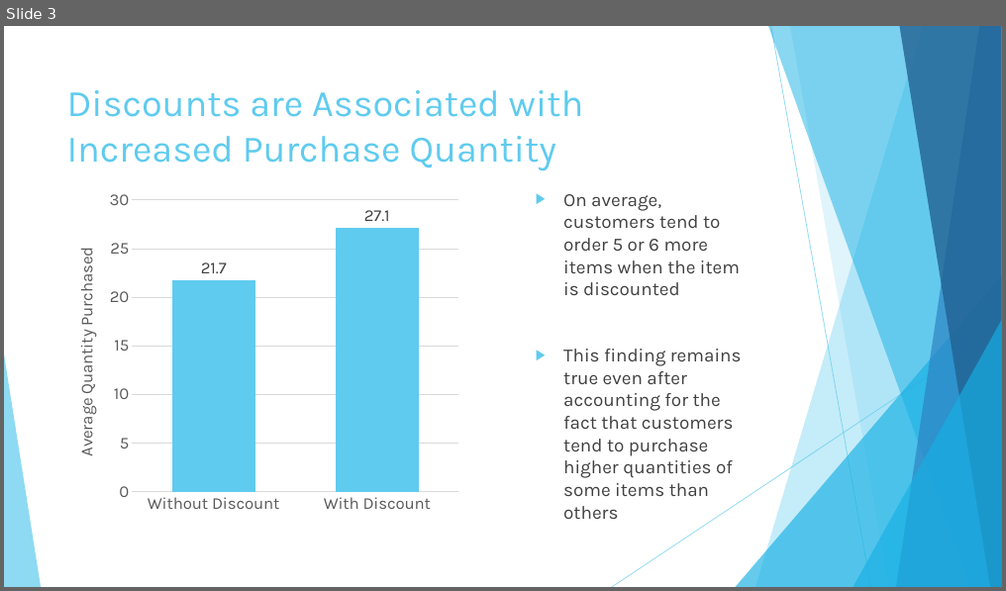
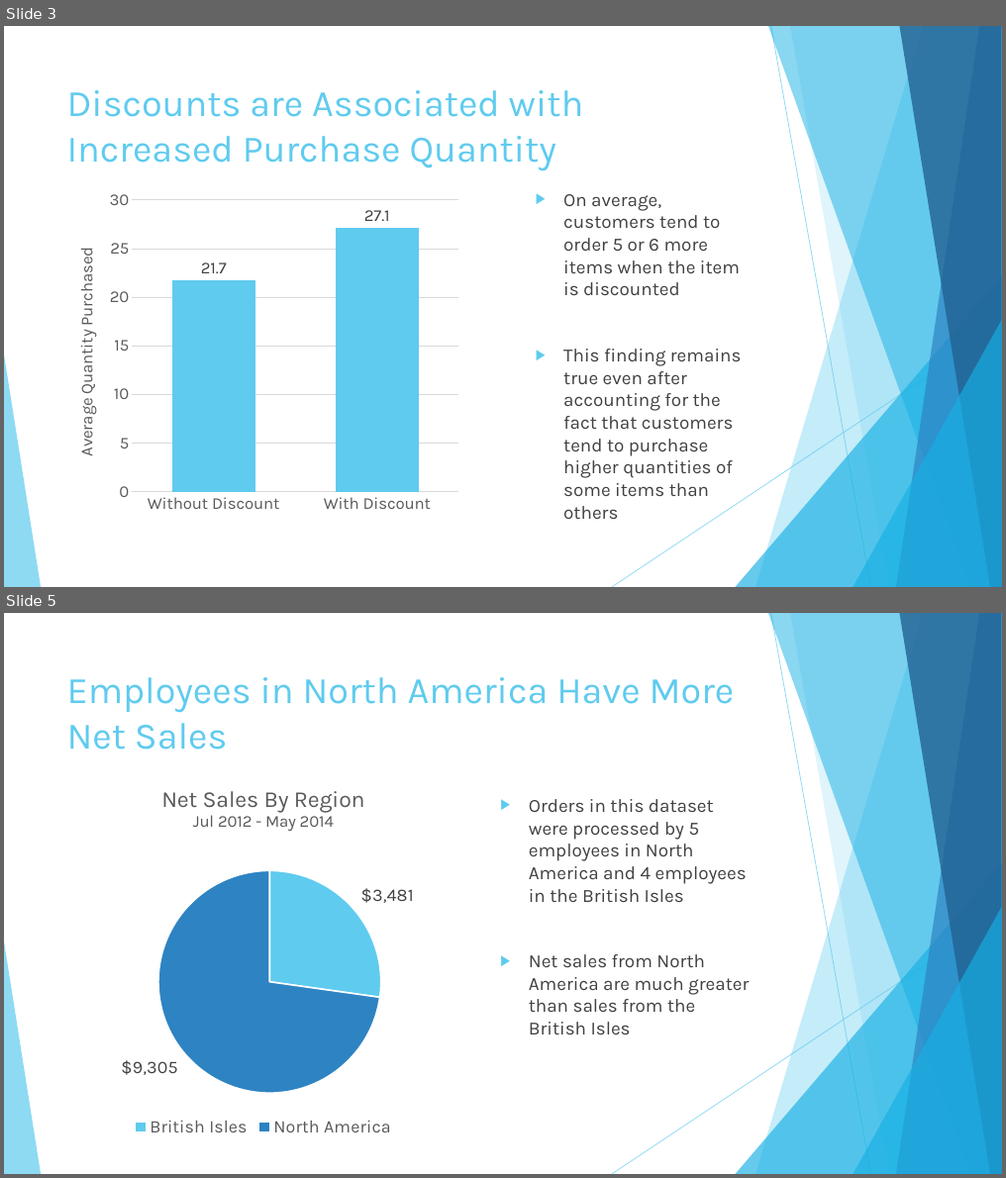
Before and after one commit to DavidBraslow/dsc-2-final-project-online-ds-sp-000, a slide deck: presentation.pptx. Shown one above the other, each under a label of ours: slide 3 before the commit, slides 3 and 5 after it; the slides between them are not shown. The pictures are 1006x591 and 1006x1178 pixels, drawn with LibreOffice and Linux fonts; fonts in the diff are those of the drawing. Boxes give left, top, right and bottom in pixels: in the first picture for what was removed or moved away, otherwise in the second. Text is boxed around its words. In the diff, an @@ line names an element or a change of style, - is before the commit and + after.

```diff
--- a/presentation.pptx
+++ b/presentation.pptx
@@ slide 5 added at (4,613,1002,1174), background #FFFFFF; not listed: 10 template elements that a slide beside it also shows @@
@@ title added at (67,677,735,750), 36 pt, text #5FCBEF @@
+Employees in North America Have More Net Sales
@@ pie chart added at (59,771,467,1142) @@
+title "Net Sales By Region Jul 2012 - May 2014 "
+categories: British Isles, North America
+Series 1: 3481, 9305
@@ text added at (529,799,748,1035), 18 pt, text #404040 @@
+▶ Orders in this dataset were processed by 5 employees in North America and 4 employees in the British Isles
+▶ Net sales from North America are much greater than sales from the British Isles
```
Also in this commit, not shown: 3 slides changed, 1 other slide added, 2 other files.
